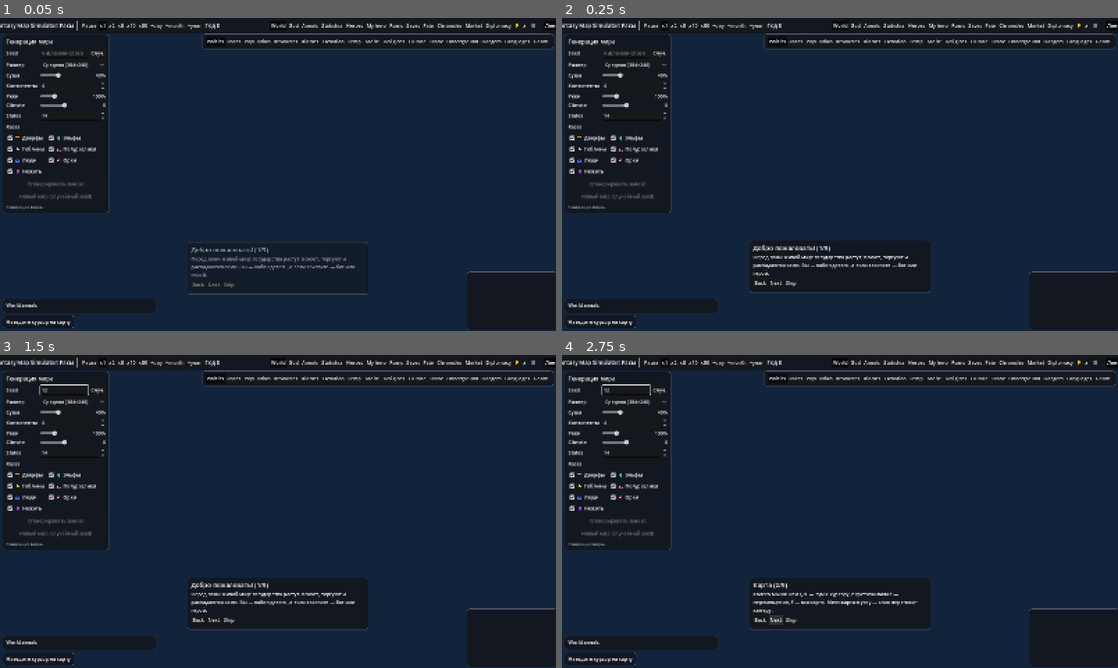
Above: before the commit, frames 1-4 (two rows, left to right).
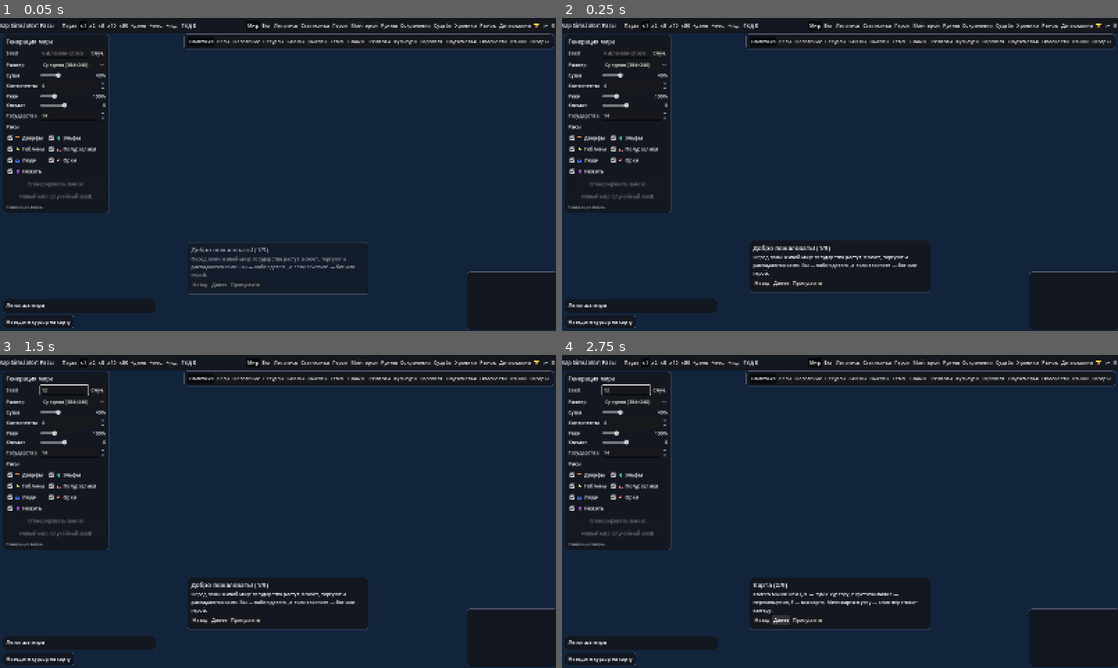
Above: after the commit, the same moments.

Repository: ForgeInDark88/fantasymap
Game: Godot game, scene res://scenes/main.tscn
Two runs of this game, one before a commit and one after it. Both use one fixed random seed, a clock stepped at 60 frames per second and the inputs below.
Inputs (mouse positions are in pixels of both pictures, inside the frame that each line leads up to):
- Up to frame 1 (0.05 s): no input
- Up to frame 2 (0.25 s): no input
- Up to frame 3 (1.5 s): click (66, 389) at 0.52 s; type "12" at 0.6 s; click (200, 380) at 1.25 s, where only the run after the commit has a clickable "Политика"
- Up to frame 4 (2.75 s): click (773, 621) at 2 s, where only the run before the commit has a clickable "Next"

The runs differ from the first frame. In frame 1, 1.7% of the frame differs, in the area x 0-100%, y 0-93%; in frame 2, 1.7%; in frame 3, 1.7%; in frame 4, 1.7%.

Commit message:
Приёмка этапа 11: русский запасной язык, рамка миникарты, проверка F5/F9
Co-Authored-By: Claude Opus 5.5 <noreply@anthropic.com>
Claude-Session: https://claude.ai/code/session_019mpLMyZkYnGBATBUQWkYVi

Diff:
--- a/project.godot
+++ b/project.godot
@@ -93,3 +93,7 @@
 
 rendering_device/driver.windows="d3d12"
 environment/defaults/default_clear_color=Color(0.072, 0.143, 0.234, 1)
+
+[internationalization]
+
+locale/fallback="ru"
--- a/tests/ui_smoke_test.gd
+++ b/tests/ui_smoke_test.gd
@@ -1,7 +1,7 @@
 extends SceneTree
 ## Дым-проверка интерфейса без экрана: главная сцена загружается (все скрипты
 ## интерфейса разбираются), мир создаётся, проходит год, открываются окна
-## (Хроники, Рынок, Дипломатия, Достижения, карточки) и режимы карты.
+## (Хроники, Рынок, Дипломатия, Достижения, карточки), режимы карты и F5/F9.
 ## Ошибки скриптов видны в выводе как SCRIPT ERROR (CI их ловит).
 ##   godot --headless --path . -s res://tests/ui_smoke_test.gd
 
@@ -68,8 +68,28 @@
 		dummy.free()
 	bus.toast_requested.emit("проверка")
 	await _frames(3)
+	# F5 — быстрое сохранение, F9 — его загрузка: мир возвращается в ту же дату
+	# (на паузе, чтобы часы не шли между проверками).
+	ws.call("set_speed", 0)
+	var date: String = ws.world.call("date_text")
+	var nations: int = ws.world.get("nations").size()
+	hud.call("_unhandled_input", _key(KEY_F5))
+	_expect(FileAccess.file_exists(SaveSystem.save_path("быстрое")), "F5 не создал быстрое сохранение")
+	ws.call("step_month")
+	hud.call("_unhandled_input", _key(KEY_F9))
+	await bus.world_generated
+	await _frames(3)
+	_expect(ws.world.call("date_text") == date and ws.world.get("nations").size() == nations, "F9 не вернул мир к быстрому сохранению")
+	DirAccess.remove_absolute(ProjectSettings.globalize_path(SaveSystem.save_path("быстрое")))
 	print("интерфейс: сцена, %d режимов карты, окна и карточки — без падений" % 15)
 	_finish()
+
+
+func _key(code: Key) -> InputEventKey:
+	var e := InputEventKey.new()
+	e.keycode = code
+	e.pressed = true
+	return e
 
 
 func _finish() -> void:
--- a/tests/usability_test.gd
+++ b/tests/usability_test.gd
@@ -64,7 +64,9 @@
 	Loc.set_locale("en", false)
 	_expect(TranslationServer.translate("Политика") == "Politics" and Loc.t("Политика") == "Politics", "английский не включается")
 	Loc.set_locale("ru", false)
-	_expect(Loc.t("Политика") == "Политика", "русский не возвращается")
+	# Надписи Godot переводит сам (auto_translate) — по-русски без перевода
+	# не должно подставляться запасное английское.
+	_expect(Loc.t("Политика") == "Политика" and TranslationServer.translate("Политика") == "Политика", "русский не возвращается")
 	print("перевод: %d строк" % n)
 
 
--- a/ui/minimap.gd
+++ b/ui/minimap.gd
@@ -92,11 +92,15 @@
 	if r == null or cam == null:
 		return
 	var map_rect: Rect2 = r.call("get_map_rect")
+	# До построения карты прямоугольник пуст — рамку не рисуем.
+	if map_rect.size.x <= 0.0 or map_rect.size.y <= 0.0 or _frame.size.x <= 0.0:
+		return
 	var view_size := get_viewport().get_visible_rect().size / cam.zoom
 	var view := Rect2(cam.get_screen_center_position() - view_size / 2.0, view_size)
 	var k := _frame.size / map_rect.size
 	var box := Rect2((view.position - map_rect.position) * k, view.size * k).intersection(Rect2(Vector2.ZERO, _frame.size))
-	_frame.draw_rect(box, Color(1.0, 1.0, 1.0, 0.9), false, 1.5)
+	if box.size.x > 0.0 and box.size.y > 0.0:
+		_frame.draw_rect(box, Color(1.0, 1.0, 1.0, 0.9), false, 1.5)
 
 
 func _gui_input(event: InputEvent) -> void:
Not shown, changed: CHANGELOG.md
Not shown, changed: README.md
